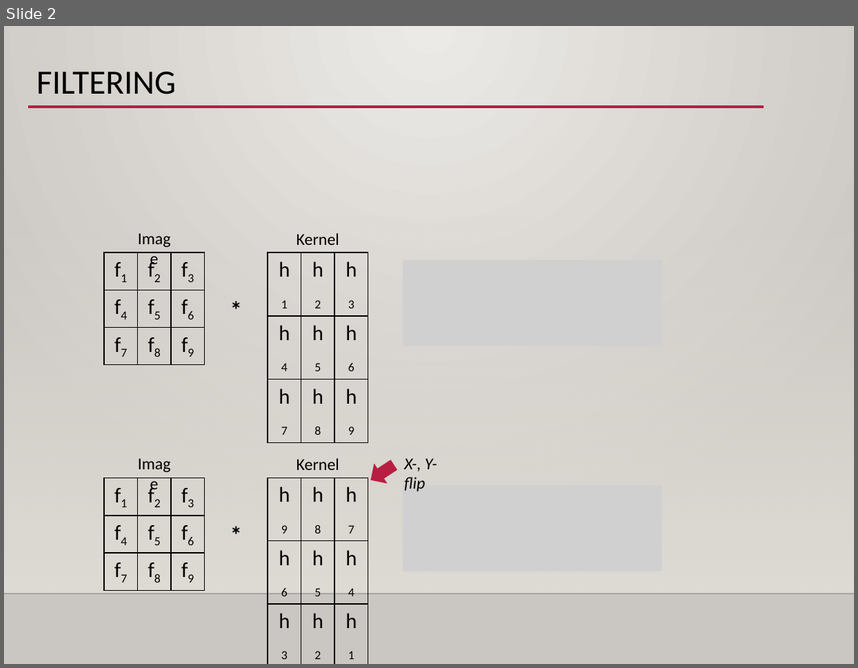
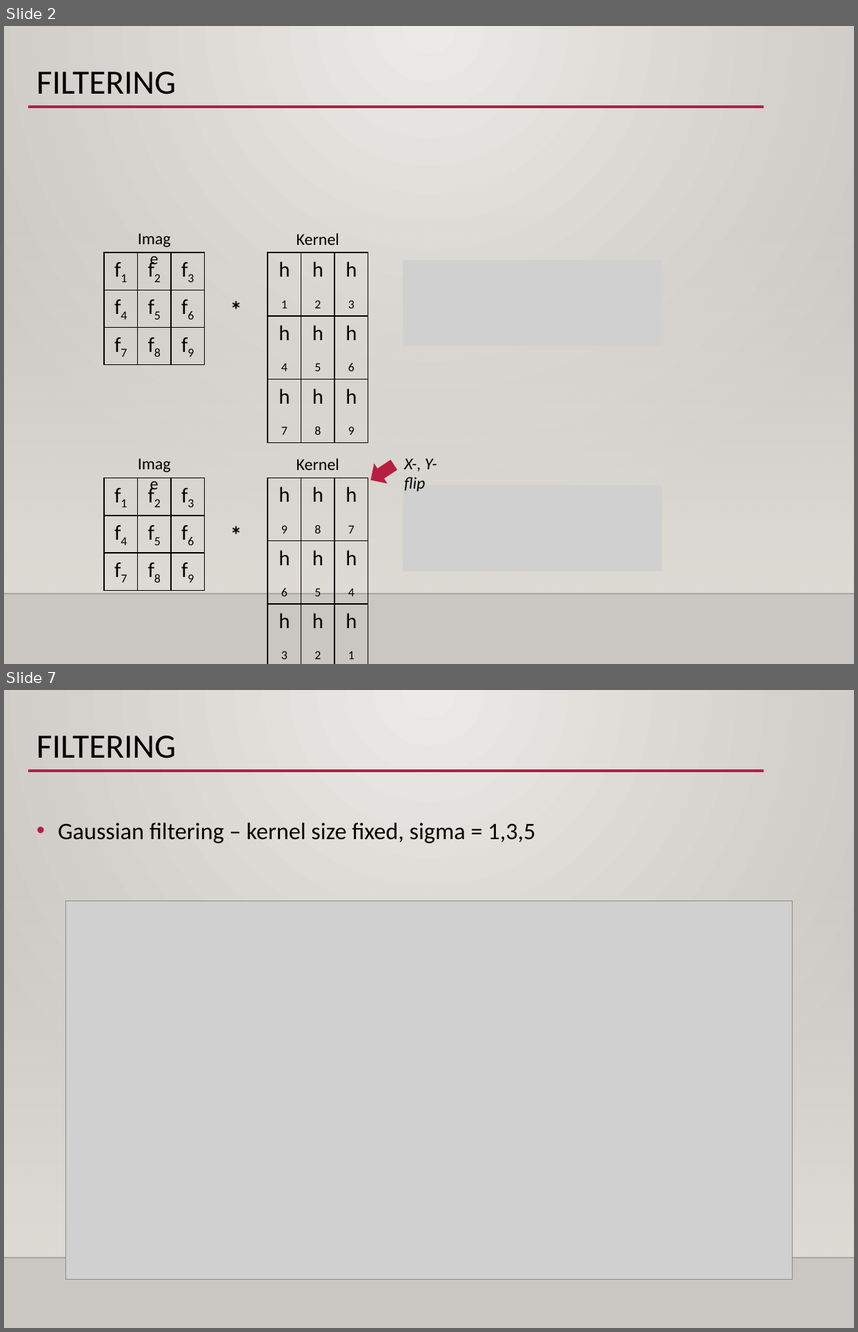
Before and after one commit to jelee2498/SDS, a slide deck: Day1/ex1-4_filters/ex1-4_filters.pptx. Shown one above the other, each under a label of ours: slide 2 before the commit, slides 2 and 7 after it; the slides between them are not shown. The pictures are 858x668 and 858x1332 pixels, drawn with LibreOffice and Linux fonts; fonts in the diff are those of the drawing; grey boxes stand for pictures; background and template pictures are left out. Boxes give left, top, right and bottom in pixels: in the first picture for what was removed or moved away, otherwise in the second. Text is boxed around its words. In the diff, an @@ line names an element or a change of style, - is before the commit and + after.

```diff
--- a/Day1/ex1-4_filters/ex1-4_filters.pptx
+++ b/Day1/ex1-4_filters/ex1-4_filters.pptx
@@ slide 7 added at (4,690,854,1328), background gradient #ECEAE7 to #CAC7C1; not listed: 3 template elements that a slide beside it also shows @@
@@ title added at (36,736,176,758), 28.8 pt, text #000000 @@
+FILTERING
@@ text added at (58,822,535,843), 20 pt, text #000000 @@
+• Gaussian filtering – kernel size fixed, sigma = 1,3,5
@@ picture added at (65,901,792,1279) @@
```
Also in this commit, not shown: 8 slides changed, 8 other slides added, 7 slides removed, 13 other files.
